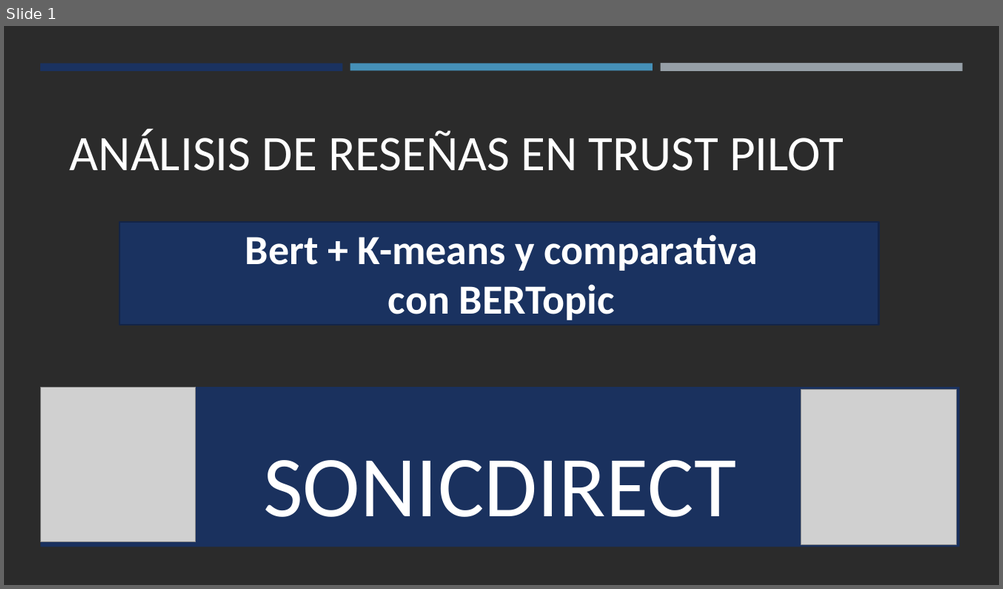
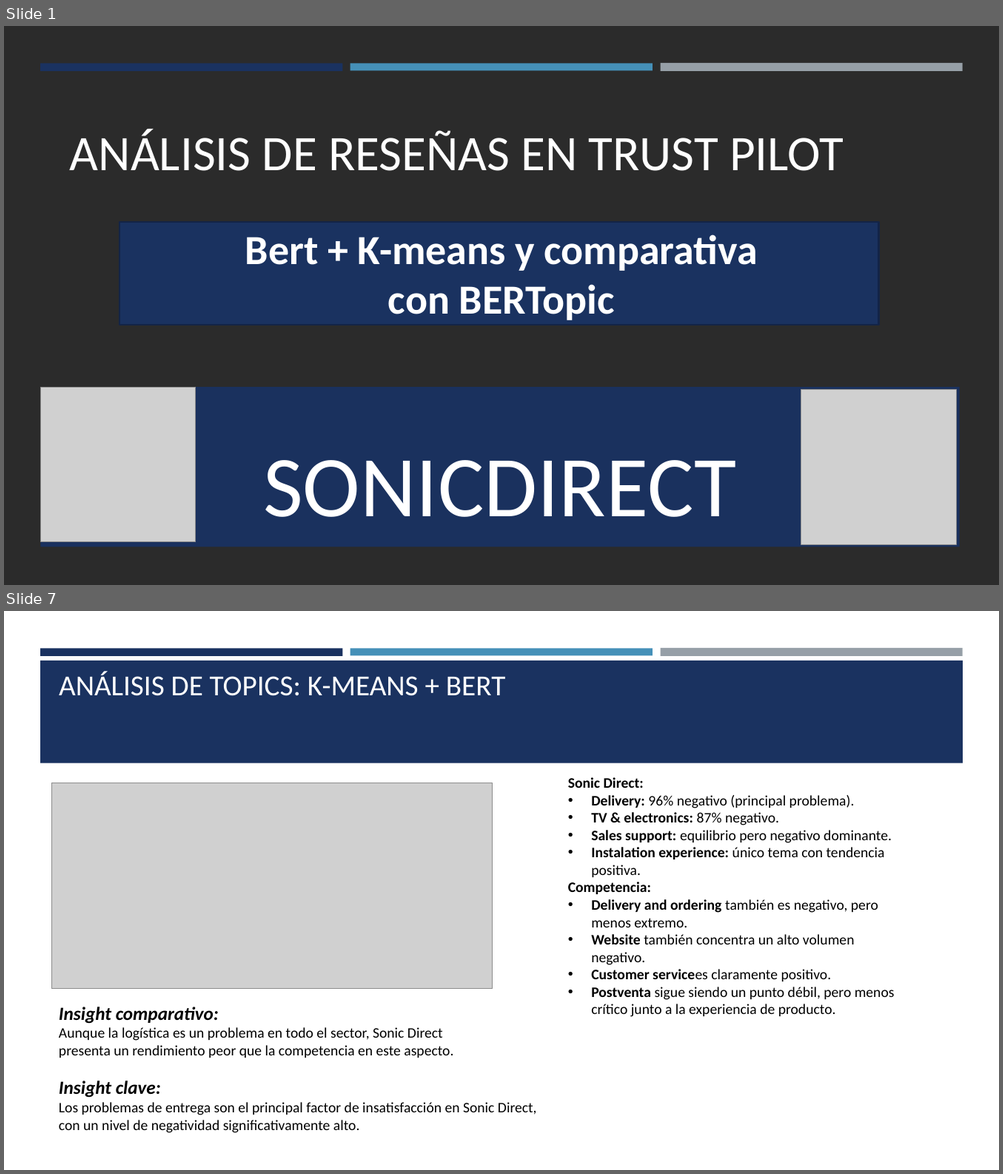
Before and after one commit to OscarFdz24/Proyecto_DeepLearning_NLP_Oscar_Fernandez, a slide deck: Análisis de reseñas en Trust Pilot.pptx. Shown one above the other, each under a label of ours: slide 1 before the commit, slides 1 and 7 after it; the slides between them are not shown. The pictures are 1003x589 and 1003x1174 pixels, drawn with LibreOffice and Linux fonts; fonts in the diff are those of the drawing; grey boxes stand for pictures; background and template pictures are left out; a plain dark background stands for a picture behind light text. Boxes give left, top, right and bottom in pixels: in the first picture for what was removed or moved away, otherwise in the second. Text is boxed around its words. In the diff, an @@ line names an element or a change of style, - is before the commit and + after.

```diff
--- a/Análisis de reseñas en Trust Pilot.pptx
+++ b/Análisis de reseñas en Trust Pilot.pptx
@@ slide 7 added at bbox=[4, 611, 999, 1170], background #FFFFFF @@
@@ rectangle added at bbox=[40, 648, 343, 655], fill #1A3260 @@
@@ rectangle added at bbox=[350, 648, 652, 655], fill #4590B8 @@
@@ rectangle added at bbox=[660, 648, 962, 657], fill #969FA7 @@
@@ rectangle added at bbox=[40, 661, 963, 763], fill #1A3260 @@
@@ title added at bbox=[59, 671, 505, 696], 28 pt, text #FFFFFF @@
+ANÁLISIS DE TOPICS: K-MEANS + BERT
@@ picture added at bbox=[52, 783, 492, 988] @@
@@ text added at bbox=[568, 777, 894, 1017], 14 pt, text #000000 @@
+Sonic Direct:
+• Delivery: 96% negativo (principal problema).
+• TV & electronics: 87% negativo.
+• Sales support: equilibrio pero negativo dominante.
+• Instalation experience: único tema con tendencia positiva.
+Competencia:
+• Delivery and ordering también es negativo, pero menos extremo.
+• Website también concentra un alto volumen negativo.
+• Customer servicees claramente positivo.
+• Postventa sigue siendo un punto débil, pero menos crítico junto a la experiencia de producto.
@@ text added at bbox=[59, 1007, 453, 1058], 14 pt, text #000000 @@
+Insight comparativo:
+Aunque la logística es un problema en todo el sector, Sonic Direct presenta un rendimiento peor que la competencia en este aspecto.
@@ text added at bbox=[59, 1081, 537, 1133], 14 pt, text #000000 @@
+Insight clave:
+Los problemas de entrega son el principal factor de insatisfacción en Sonic Direct, con un nivel de negatividad significativamente alto.
```
Also in this commit, not shown: 3 slides changed, 6 other slides added, 4 slides removed, 3 other files.
